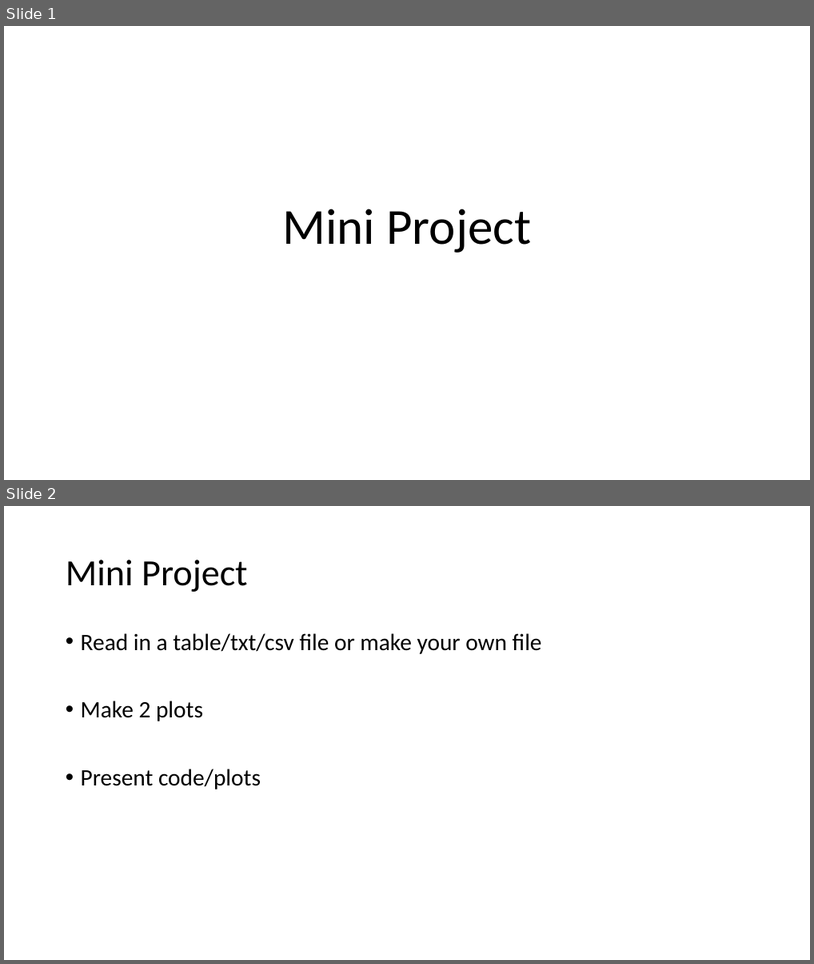
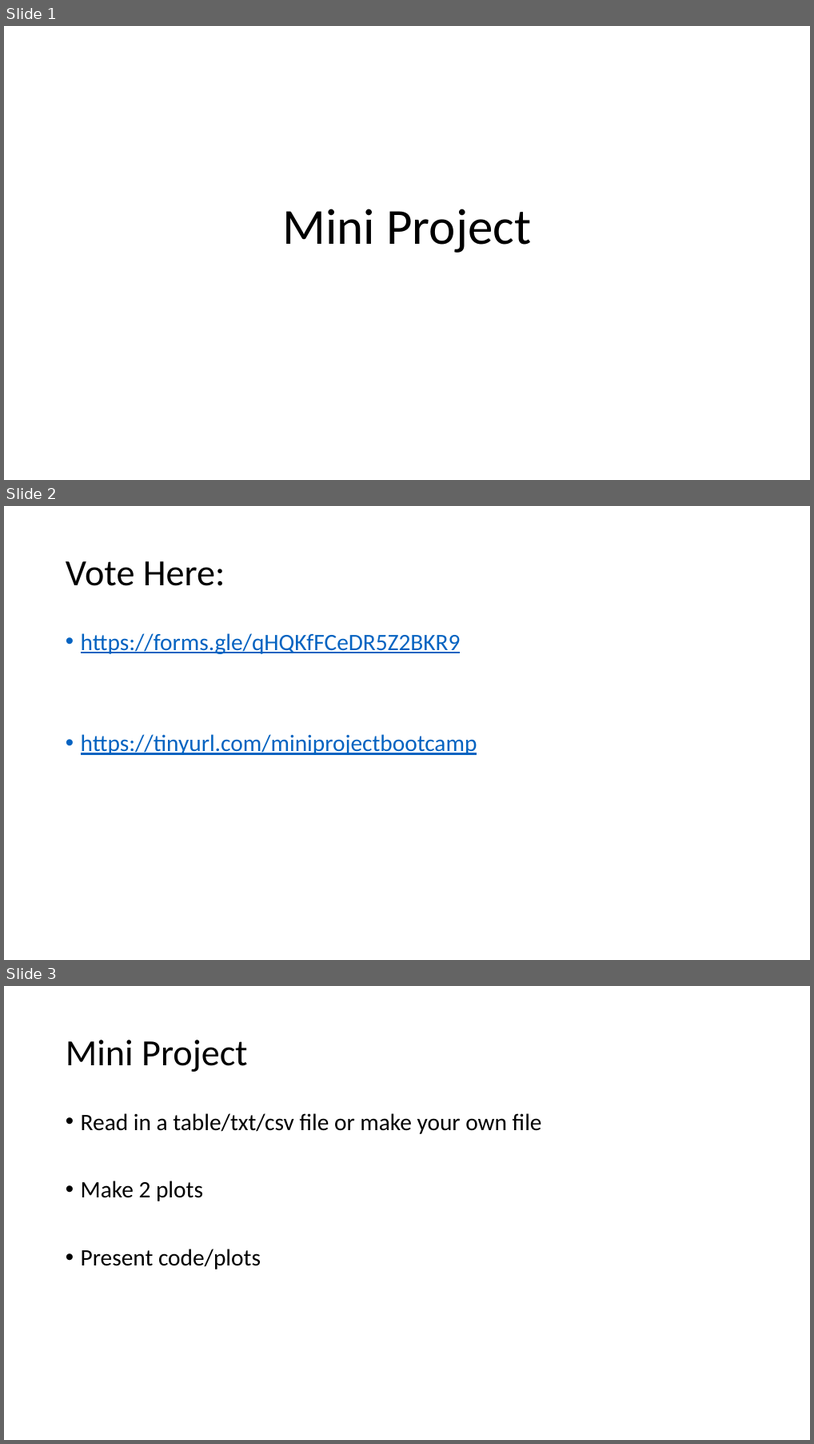
Before and after one commit to elcarrillo/2023-08-01-bridge_computational_bootcamp, a slide deck: data/slides/day_03/MiniPresentation.pptx. Shown one above the other, each under a label of ours: slides 1 and 2 before the commit, slides 1, 2 and 3 after it. The pictures are 814x964 and 814x1444 pixels, drawn with LibreOffice and Linux fonts; fonts in the diff are those of the drawing. Boxes give left, top, right and bottom in pixels: in the first picture for what was removed or moved away, otherwise in the second. Text is boxed around its words. In the diff, an @@ line names an element or a change of style, - is before the commit and + after.

```diff
--- a/data/slides/day_03/MiniPresentation.pptx
+++ b/data/slides/day_03/MiniPresentation.pptx
@@ slide 2 added at (x1=4, y1=506, x2=810, y2=960), background #FFFFFF @@
@@ title added at (x1=66, y1=561, x2=226, y2=586), 44 pt, text #000000 @@
+Vote Here:
@@ text added at (x1=81, y1=633, x2=478, y2=755), 28 pt, text #0563C1, underline @@
+• https://forms.gle/qHQKfFCeDR5Z2BKR9
+• https://tinyurl.com/miniprojectbootcamp
@@ what was slide 2 is now slide 3 @@
```
Also in this commit, not shown: 1 other slide added, 6 other files.
